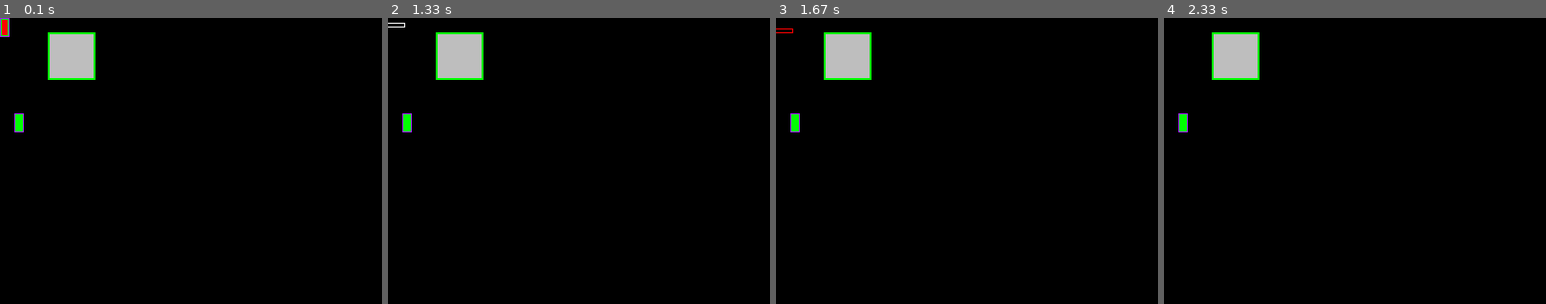
Above: before the commit, frames 1-4 (left to right).
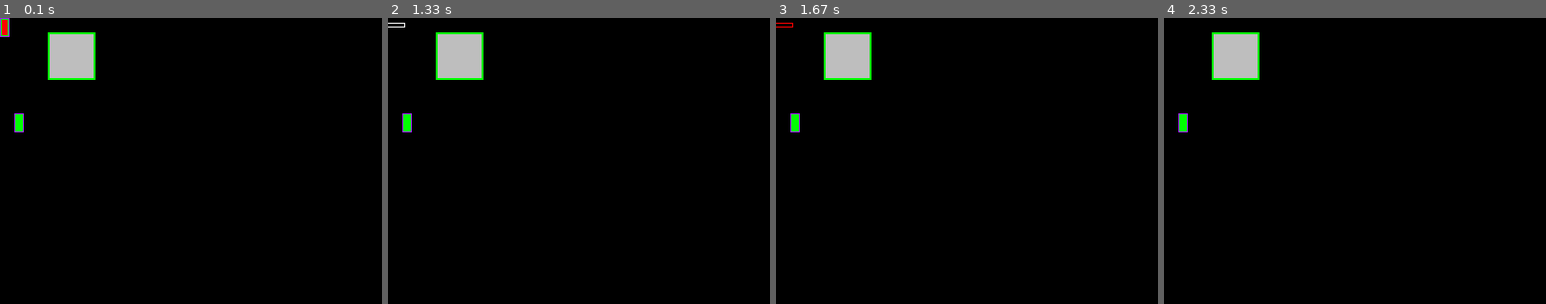
Above: after the commit, the same moments.

Repository: AbstractShard/YLPyGame
Game: pygame game, started from Code/main.py
The game is run twice, just before and just after one commit, with the same random seed, the same clock (stepped at 60 frames per second) and the same inputs.
Inputs (mouse positions are % of the whole screen's width and height, from its top left):
- Up to frame 1 (0.1 s): no input
- Up to frame 2 (1.33 s): press the mouse at (48, 62) at 0.37 s; move the mouse to (55, 42) at 0.47 s; release the mouse at (63, 23) at 0.6 s; hold A 0.67-1.2 s; press the mouse at (48, 62) at 1.27 s
- Up to frame 3 (1.67 s): move the mouse to (51, 62) at 1.37 s; release the mouse at (54, 62) at 1.5 s; hold S from 1.57 s (still down)
- Up to frame 4 (2.33 s): release S at 1.87 s; hold A 1.9-2.3 s
The pictures show only the part of the screen within x 0-50%, y 0-50%; the shares and areas given below are measured in that part.

Frames 1-2 are identical in both runs. In frame 3, less than 0.1% of the frame differs, in the area x 0-5%, y 1-6%; in frame 4, nothing differs.

Commit message:
Improvements: - Reworked attack system - Player separated to different file Added: - State machine

Diff:
--- a/Code/basic.py
+++ b/Code/basic.py
@@ -1,7 +1,7 @@
 import pygame
 import os
 
-
+# region FUNCTIONS
 def load_image(name: str, colorkey=0):
     fullname = os.path.join("Data", name)
 
@@ -42,11 +42,12 @@
             if hasattr(sprite, "curr_attacks") and sprite.curr_attacks:
                 for atk in sprite.curr_attacks:
                     atk_image = pygame.Surface(atk.rect.size, pygame.SRCALPHA)
-                    pygame.draw.rect(atk_image, "red" if atk.can_attack else "white", (0, 0, *atk.rect.size), 1)
+                    pygame.draw.rect(atk_image, "red" if atk.counter["frames"] else "white", (0, 0, *atk.rect.size), 1)
 
                     screen.blit(atk_image, atk.rect.topleft)
-
-
+# endregion
+
+# region CLASSES
 class CSprite(pygame.sprite.Sprite):
     def __init__(self, start_pos: tuple, size: tuple, collision_type: str, relative_pos=None):
         super().__init__()
@@ -62,25 +63,24 @@
 
 
 class Attack(CSprite):
-    def __init__(self, start_pos: tuple, relative_pos: tuple, size: tuple, collision_type: str, frame_time: int,
-                 damage: int, cooldown: int, movable=True):
-        super().__init__(start_pos, size, collision_type, relative_pos)
-
-        self.frame_time = frame_time
+    def __init__(self, relative_pos: tuple, size: tuple, collision_type: str, active_frames: int, damage: int,
+                 cooldown: int, applied_invincibility_frames: int, movable=True):
+        super().__init__((0, 0), size, collision_type, relative_pos)
+
+        self.active_frames = active_frames
         self.damage = damage
         self.cooldown = cooldown
+        self.applied_invincibility_frames = applied_invincibility_frames
         self.movable = movable
 
-        self.can_attack = True
-        self.exit_frame = 0
-        self.counter = self.cooldown
-
-    def setup(self, pos: tuple, exit_frame: int):
+        self.counter = {"frames": self.active_frames,
+                        "cooldown": self.cooldown}
+
+    def setup(self, pos: tuple):
         self.rect.x, self.rect.y = pos
 
-        self.can_attack = True
-        self.exit_frame = exit_frame
-        self.counter = self.cooldown
+        self.counter = {"frames": self.active_frames,
+                        "cooldown": self.cooldown}
 
 
 class Part(pygame.sprite.Sprite):
@@ -149,61 +149,64 @@
         self.curr_attacks = []
 
         self.hurtbox = CSprite(pos, hurtbox_size, "rect", hurtbox_pos)
+        self.invincibility_counter = 0
 
         # for testing
         if self.__class__ == Entity:
             self.setup_basics(pos, tsize=(10, 20), tcolor="green")
 
     def take_damage(self, dmg: int):
+        if self.invincibility_counter:
+            return
+
         self.health -= dmg
 
         if self.health <= 0:
             self.kill()
 
     def make_attack(self, atk: Attack):
-        atk.setup((self.rect.x + atk.relative_pos[0], self.rect.y + atk.relative_pos[1]), self.frame + atk.frame_time)
+        atk.setup((self.rect.x + atk.relative_pos[0], self.rect.y + atk.relative_pos[1]))
         self.curr_attacks.append(atk)
 
     def check_attacks(self):
         for atk in self.curr_attacks:
-
-            is_hit = False
+            if atk.counter["frames"] <= 0:
+                continue
 
             for group in self.to_attack:
                 for sprite in group.sprites():
-                    if not atk.can_attack:
-                        continue
-
                     if atk.collision_type == "rect" and sprite.hurtbox.collision_type == "rect":
                         if atk.rect.colliderect(sprite.hurtbox.rect):
-                            sprite.take_damage(atk.damage)
-                            is_hit = True
+                            if not sprite.invincibility_counter:
+                                sprite.take_damage(atk.damage)
+                                sprite.invincibility_counter = atk.applied_invincibility_frames
 
                     elif atk.collision_type == "circle" and sprite.hurtbox.collision_type == "circle":
                         if pygame.sprite.collide_circle(atk, sprite.hurtbox):
-                            sprite.take_damage(atk.damage)
-                            is_hit = True
+                            if not sprite.invincibility_counter:
+                                sprite.take_damage(atk.damage)
+                                sprite.invincibility_counter = atk.applied_invincibility_frames
 
                     else:
                         if atk.rect.colliderect(sprite.rect):
                             if pygame.sprite.collide_mask(atk, sprite.hurtbox):
-                                sprite.take_damage(atk.damage)
-                                is_hit = True
-
-            if is_hit:
-                atk.can_attack = False
+                                if not sprite.invincibility_counter:
+                                    sprite.take_damage(atk.damage)
+                                    sprite.invincibility_counter = atk.applied_invincibility_frames
 
     def update_frames(self):
         for atk in self.curr_attacks:
-            if atk.exit_frame == self.frame:
-                atk.can_attack = False
-                continue
-
-            if not atk.can_attack:
-                atk.counter -= 1
-
-            if atk.counter <= 0:
+            if atk.counter["frames"] > 0:
+                atk.counter["frames"] -= 1
+
+            if atk.counter["frames"] <= 0 < atk.counter["cooldown"]:
+                atk.counter["cooldown"] -= 1
+
+            if atk.counter["cooldown"] <= 0:
                 self.curr_attacks.remove(atk)
+
+        if self.invincibility_counter > 0:
+            self.invincibility_counter -= 1
 
         self.frame = self.frame + 1 if self.curr_attacks else 0
 
@@ -216,49 +219,36 @@
                 atk.rect.x = self.rect.x + atk.relative_pos[0]
                 atk.rect.y = self.rect.y + atk.relative_pos[1]
 
-
-class Player(Entity):
-    def __init__(self, groups: list, collide_with: list, to_attack: list, pos=(0, 0)):
-        super().__init__(groups, collide_with, to_attack, pos, 100, (10, 20), True, (10, 20))
-
-        # part
-        self.setup_basics(pos, tsize=(10, 20), tcolor="red")
-
-        # binds
-        self.keyboard = {"UP": pygame.K_w, "RIGHT": pygame.K_d, "DOWN": pygame.K_s, "LEFT": pygame.K_a}
-        self.mouse = {"LEFT": 0, "MIDDLE": 1, "RIGHT": 2}
-
-        # movement
-        self.move_dirs = {"UP": (0, -1), "RIGHT": (1, 0), "DOWN": (0, 1), "LEFT": (-1, 0)}
-        self.speed = 1
-
-        # attack
-        TEST_ATTACK = Attack(self.rect.topleft, (25, 5), (25, 5), "rect", 15, 25, 50)
-
-        self.attack_binds = {"LEFT": TEST_ATTACK, "MIDDLE": None, "RIGHT": None}
-        self.simult_attacks = 1
-
-    def movement(self):
-        for key, value in self.keyboard.items():
-            if pygame.key.get_pressed()[value]:
-                move_vec = pygame.math.Vector2(self.move_dirs[key]).normalize() * self.speed
-
-                self.rect.move_ip(move_vec)
-                self.update_collider()
-                self.update_boxes()
-
-                if self.check_collisions():
-                    self.rect.move_ip(-move_vec)
-                    self.update_collider()
-                    self.update_boxes()
-
-    def attack(self):
+    def update(self):
         self.update_frames()
 
-        if self.curr_attacks:
-            self.check_attacks()
-
-        for key, value in self.mouse.items():
-            if pygame.mouse.get_pressed()[value] and self.attack_binds[key]:
-                if len(self.curr_attacks) < self.simult_attacks and self.attack_binds[key] not in self.curr_attacks:
-                    self.make_attack(self.attack_binds[key])
+
+class State:
+    def enter(self):
+        pass
+
+    def run(self, parent) -> str:
+        return ""
+
+    def exit(self):
+        pass
+
+
+class StateMachine:
+    def __init__(self, states: dict, start_state: str):
+        self.states = states.copy()
+        self.curr_state = states[start_state]
+        self.nested_states_depth = 25
+
+    def change_state(self, new_state_name: str):
+        self.curr_state.exit()
+        self.curr_state = self.states[new_state_name]
+        self.curr_state.enter()
+
+    def update_states(self, parent):
+        for _ in range(self.nested_states_depth):
+            if new_state := self.curr_state.run(parent):
+                self.change_state(new_state)
+            else:
+                break
+# endregion
--- a/Code/main.py
+++ b/Code/main.py
@@ -1,14 +1,15 @@
 import pygame
 import sys
 
+import player
 import basic
 
-# consts
+# MAIN
 SIZE = WIDTH, HEIGHT = 800, 600
 FPS = 60
 CLOCK = pygame.time.Clock()
 
-# groups
+# GROUPS
 PLAYER_GROUP = pygame.sprite.Group()
 ENTITY_GROUP = pygame.sprite.Group()
 ENVIRONMENT_GROUP = pygame.sprite.Group()
@@ -20,7 +21,7 @@
     SCREEN = pygame.display.set_mode(SIZE)
 
     # testing
-    PLAYER = basic.Player([PLAYER_GROUP], [ENVIRONMENT_GROUP, ENTITY_GROUP], [ENTITY_GROUP])
+    PLAYER = player.Player([PLAYER_GROUP], [ENVIRONMENT_GROUP, ENTITY_GROUP], [ENTITY_GROUP])
     WALL = basic.Part([ENVIRONMENT_GROUP], [], (50, 15), True)
     ENTITY = basic.Entity([ENTITY_GROUP], [], [], (15, 100), 100, (10, 20), True, (10, 20))
 
@@ -32,8 +33,8 @@
 
         SCREEN.fill("black")
 
-        PLAYER.movement()
-        PLAYER.attack()
+        PLAYER.update()
+        ENTITY.update()
 
         ENVIRONMENT_GROUP.draw(SCREEN)
         ENTITY_GROUP.draw(SCREEN)
--- /dev/null
+++ b/Code/player.py
@@ -0,0 +1,97 @@
+import pygame
+import basic
+
+KEYBOARD = {"UP": pygame.K_w, "RIGHT": pygame.K_d, "DOWN": pygame.K_s, "LEFT": pygame.K_a}
+MOUSE = {"LEFT": 0, "MIDDLE": 1, "RIGHT": 2}
+
+ATTACK_BINDS = {("m", 0): "TestAttack"}
+SIMULT_ATTACKS = 1
+
+# region FUNCTIONS
+def check_move() -> str:
+    for key in KEYBOARD.values():
+        if pygame.key.get_pressed()[key]:
+            return "Move"
+    return ""
+
+def check_attacks() -> str:
+    for bind_type, value in ATTACK_BINDS.keys():
+        if (bind_type == "k" and pygame.key.get_pressed()[value]) or (bind_type == "m" and pygame.mouse.get_pressed()[value]):
+            state = STATES[ATTACK_BINDS[(bind_type, value)]]
+
+            if not state.ATTACK.counter["cooldown"] or state.ATTACK.counter["cooldown"] == state.ATTACK.cooldown:
+                return state.__class__.__name__
+    return ""
+# endregion
+
+# region STATES
+class Idle(basic.State):
+    def run(self, parent) -> str:
+        if move := check_move():
+            return move
+
+        if atk := check_attacks():
+            return atk
+
+        return ""
+
+
+class Move(basic.State):
+    def __init__(self):
+        self.MOVE_DIRS = {"UP": (0, -1), "RIGHT": (1, 0), "DOWN": (0, 1), "LEFT": (-1, 0)}
+        self.SPEED = 1
+
+    def run(self, parent) -> str:
+        move_keys = [key for key, value in KEYBOARD.items() if pygame.key.get_pressed()[value]]
+
+        if not move_keys:
+            return "Idle"
+
+        if atk := check_attacks():
+            return atk
+
+        for key in move_keys:
+            move_vec = pygame.math.Vector2(self.MOVE_DIRS[key]).normalize() * self.SPEED
+
+            parent.rect.move_ip(move_vec)
+            parent.update_collider()
+            parent.update_boxes()
+
+            if parent.check_collisions():
+                parent.rect.move_ip(-move_vec)
+                parent.update_collider()
+                parent.update_boxes()
+
+        return ""
+
+
+class TestAttack(basic.State):
+    def __init__(self):
+        self.ATTACK = basic.Attack((25, 5), (25, 5), "rect", 15, 25, 50, 50)
+
+    def run(self, parent) -> str:
+        if self.ATTACK.counter["frames"] <= 0 < self.ATTACK.counter["cooldown"]:
+            return "Idle"
+
+        if len(parent.curr_attacks) < SIMULT_ATTACKS and self.ATTACK not in parent.curr_attacks:
+            parent.make_attack(self.ATTACK)
+# endregion
+
+
+STATES = {"Idle": Idle(), "Move": Move(), "TestAttack": TestAttack()}
+
+
+class Player(basic.StateMachine, basic.Entity):
+    def __init__(self, groups: list, collide_with: list, to_attack: list, pos=(0, 0)):
+        basic.StateMachine.__init__(self, STATES, "Idle")
+        basic.Entity.__init__(self, groups, collide_with, to_attack, pos, 100, (10, 20), True)
+
+        self.setup_basics(pos, tsize=(10, 20), tcolor="red")
+
+    def update(self):
+        self.update_frames()
+
+        if self.curr_attacks:
+            self.check_attacks()
+
+        self.update_states(self)
